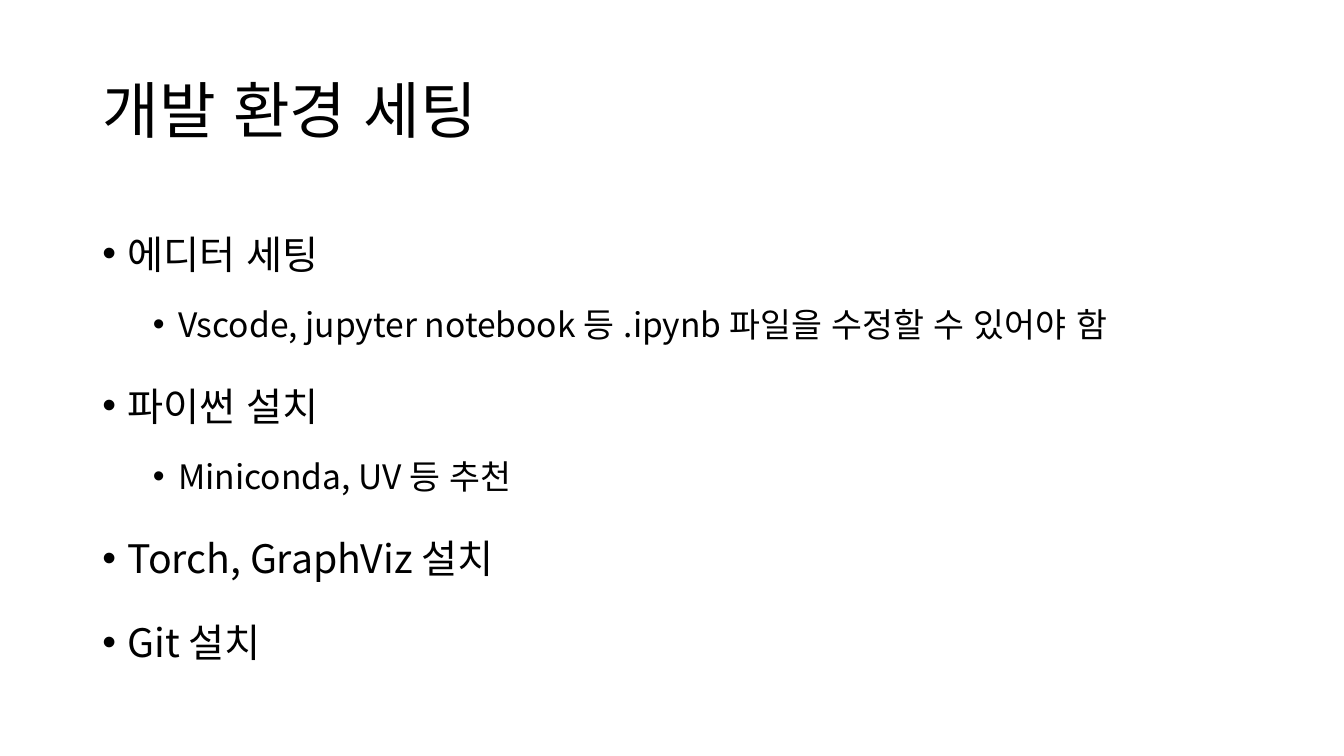
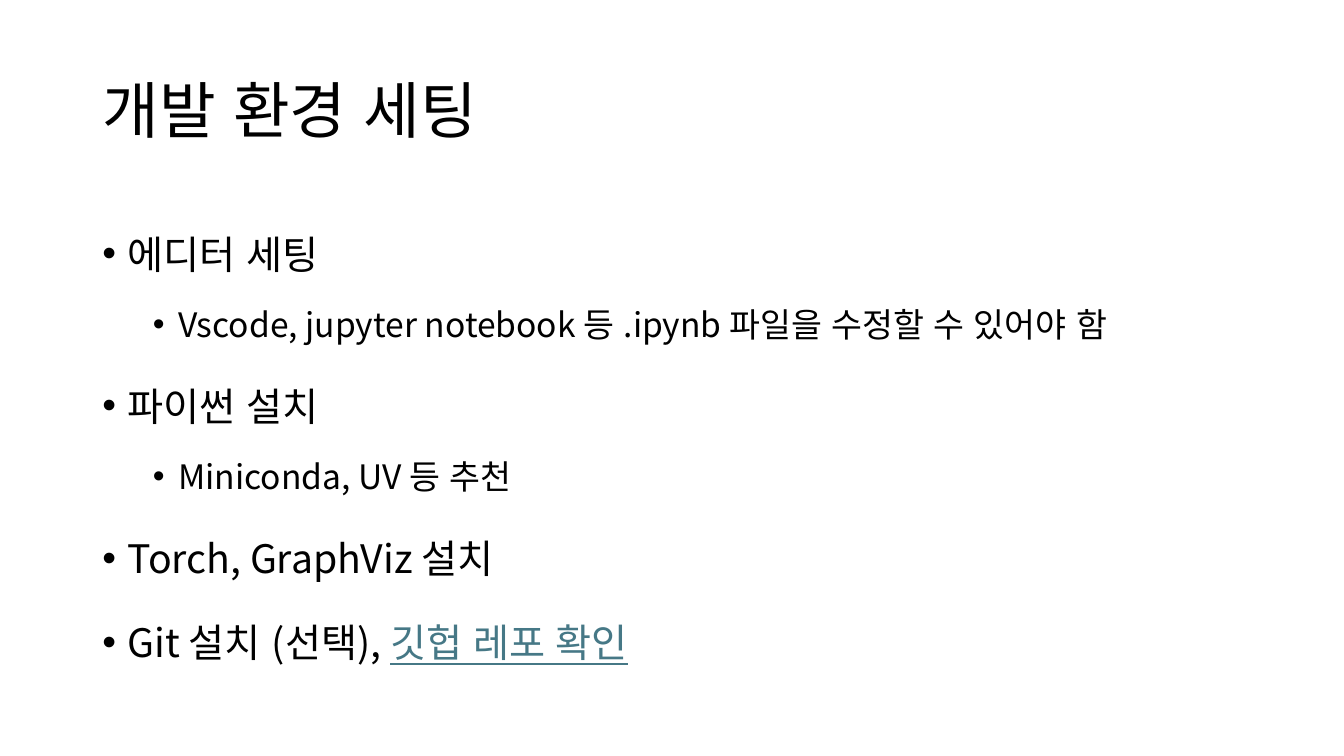
Before and after one commit to h06-Cpy/lm_kindergarten, a slide deck: slide 14 of 언어모델 유치원 OT.pptx. Drawn at 1344x756 pixels with LibreOffice and Linux fonts; fonts in the diff are those of the drawing. Boxes give left, top, right and bottom in pixels: in the first picture for what was removed or moved away, otherwise in the second. Text is boxed around its words. In the diff, an @@ line names an element or a change of style, - is before the commit and + after.

Commit message:
added the README

```diff
--- a/언어모델 유치원 OT.pptx
+++ b/언어모델 유치원 OT.pptx
@@ text at box(128, 624, 628, 665): text changed @@
-• Git 설치
+• Git 설치 (선택), 깃헙 레포 확인
```
